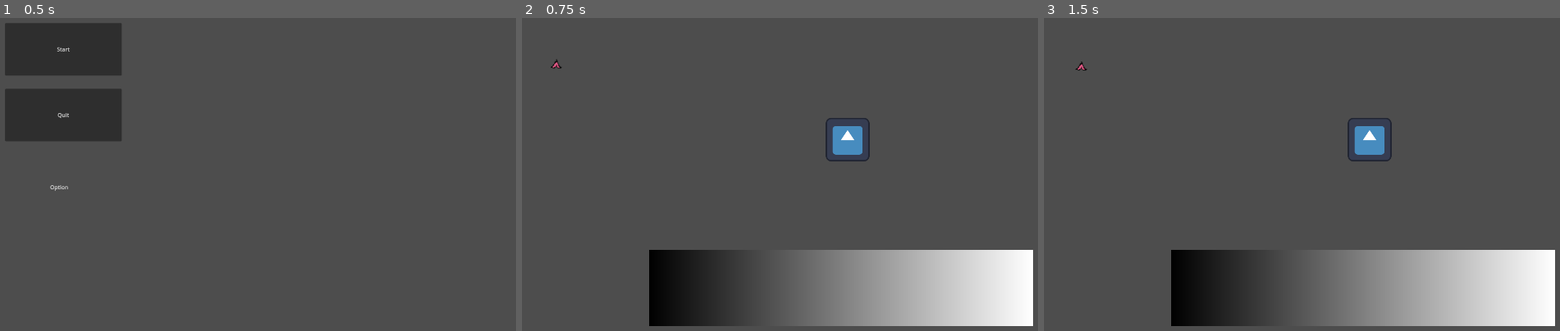
Above: before the commit, frames 1-3 (left to right).
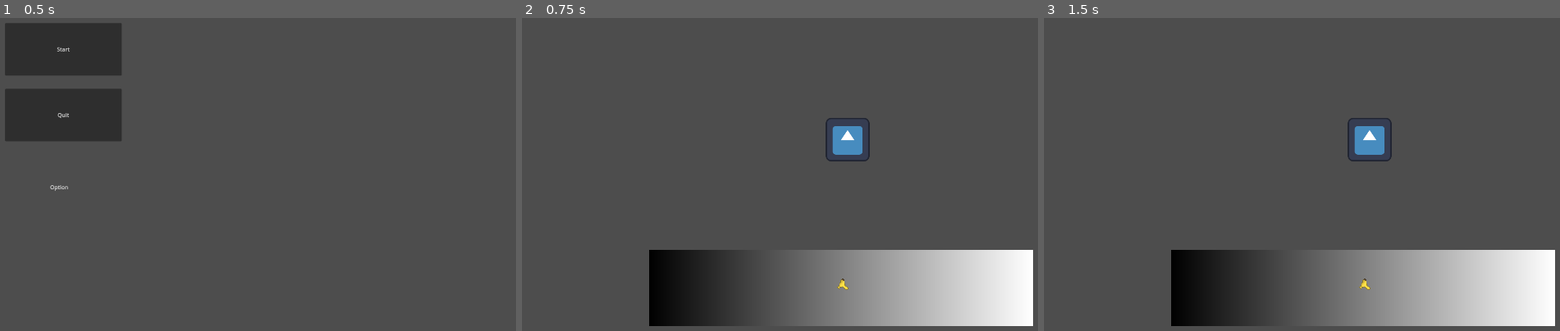
Above: after the commit, the same moments.

Repository: CrazyKamel/ggjMakeMeLaugh
Game: Godot game, scene res://src/main.tscn
Two runs of this game, one before a commit and one after it. Both use one fixed random seed, a clock stepped at 60 frames per second and the inputs below. The engine's default icon, where the game draws it, is replaced by a stand-in: a white triangle on a blue panel in a dark square.
Inputs (mouse positions are in pixels of both pictures, inside the frame that each line leads up to):
- Up to frame 1 (0.5 s): no input
- Up to frame 2 (0.75 s): click "Start" at 0.5 s
- Up to frame 3 (1.5 s): tap Enter at 1.25 s; move the mouse to (1080, 64) at 1.27 s; click (1080, 64) at 1.42 s

Frame 1 is identical in both runs. In frame 2, less than 0.1% of the frame differs, in the area x 5-64%, y 13-87%; in frame 3, less than 0.1%.

Commit message:
Suite d&d, instanciation de la banane réelle et gestion du cd

Diff:
--- a/src/banane_ingame.gd
+++ b/src/banane_ingame.gd
@@ -8,5 +8,5 @@
 
 
 # Called every frame. 'delta' is the elapsed time since the previous frame.
-func _process(delta):
+func _process(_delta):
 	pass
--- a/src/banane_ingame.tscn
+++ b/src/banane_ingame.tscn
@@ -1,10 +1,23 @@
-[gd_scene load_steps=3 format=3 uid="uid://dvidscxl2pcqh"]
+[gd_scene load_steps=4 format=3 uid="uid://dvidscxl2pcqh"]
 
-[ext_resource type="Texture2D" uid="uid://c3aks23lqcah4" path="res://media/banane.png" id="1_7xi0x"]
 [ext_resource type="Script" path="res://src/banane_ingame.gd" id="1_acwjw"]
+[ext_resource type="Texture2D" uid="uid://bc2speym7wxw" path="res://media/tempbanana.png" id="2_22u4w"]
+
+[sub_resource type="CircleShape2D" id="CircleShape2D_8y3ys"]
+radius = 45.0111
 
 [node name="Node2D" type="Node2D"]
+position = Vector2(0, 3)
 script = ExtResource("1_acwjw")
 
 [node name="Sprite2D" type="Sprite2D" parent="."]
-texture = ExtResource("1_7xi0x")
+texture_filter = 1
+position = Vector2(-1.52588e-05, -1)
+scale = Vector2(4.34375, 4.008)
+texture = ExtResource("2_22u4w")
+
+[node name="Area2D" type="Area2D" parent="."]
+
+[node name="CollisionShape2D" type="CollisionShape2D" parent="Area2D"]
+position = Vector2(-1, 3)
+shape = SubResource("CircleShape2D_8y3ys")
--- a/src/banane_stuff.gd
+++ b/src/banane_stuff.gd
@@ -5,21 +5,32 @@
 var available = true
 var onTable = true
 
-func newBanane():
+const cooldownBanane = 5
+
+var banane_ingame = preload("res://src/banane_ingame.tscn")
+
+func _timeout():
 	print("Banane cd fini")
 	available = true
+	self.position = Vector2(950,850)
 	self.show()
 
 func dropBanane():
 	print("Dropped")
+
 	available = false
 	self.hide()
+
 	var timer = Timer.new()
-	add_child(timer)
-	timer.autostart = true
+	get_parent().add_child(timer)
 	timer.one_shot = true
-	timer.wait_time = 5
-	timer.connect("timeout", self.newBanane)
+	timer.wait_time = cooldownBanane
+	timer.connect("timeout", self._timeout)
+	timer.start()
+
+	var added_banane = banane_ingame.instantiate()
+	added_banane.position = self.position
+	get_parent().add_child(added_banane)
 
 
 # Called when the node enters the scene tree for the first time.
@@ -28,8 +39,9 @@
 
 
 # Called every frame. 'delta' is the elapsed time since the previous frame.
-func _process(delta):
+func _process(_delta):
 	if follow:
+		$Sprite2D.modulate = Color(1,1,1,0.4)
 		self.position = get_global_mouse_position()
 	pass
 
@@ -41,6 +53,7 @@
 			pass
 		elif follow and not event.pressed:
 			print("Onit released")
+			$Sprite2D.modulate = Color(1,1,1,1)
 			follow = false
 			if not onTable:
 				dropBanane()
--- a/src/banane.tscn
+++ b/src/banane_stuff.tscn
@@ -1,24 +1,25 @@
 [gd_scene load_steps=4 format=3 uid="uid://uvguanklbvnk"]
 
-[ext_resource type="Script" path="res://src/banane_stuff.gd" id="1_casm5"]
-[ext_resource type="Texture2D" uid="uid://g2bi8nygxlj6" path="res://media/banane2.png" id="2_jld53"]
+[ext_resource type="Script" path="res://src/banane_stuff.gd" id="1_njbss"]
+[ext_resource type="Texture2D" uid="uid://bc2speym7wxw" path="res://media/tempbanana.png" id="2_m28md"]
 
 [sub_resource type="RectangleShape2D" id="RectangleShape2D_o61ha"]
 size = Vector2(37, 33)
 
 [node name="Banane" type="Node2D"]
 position = Vector2(-9, -5)
-script = ExtResource("1_casm5")
+script = ExtResource("1_njbss")
 
 [node name="Sprite2D" type="Sprite2D" parent="."]
+texture_filter = 1
 position = Vector2(8.5, 8.5)
 scale = Vector2(2.0625, 2.0625)
-texture = ExtResource("2_jld53")
+texture = ExtResource("2_m28md")
 
 [node name="Area2D" type="Area2D" parent="."]
 
 [node name="CollisionShape2D" type="CollisionShape2D" parent="Area2D"]
-position = Vector2(8.5, 5.5)
+position = Vector2(9, 9)
 shape = SubResource("RectangleShape2D_o61ha")
 
 [connection signal="input_event" from="Area2D" to="." method="_on_area_2d_input_event"]
--- a/src/game.gd
+++ b/src/game.gd
@@ -1,7 +1,7 @@
 extends Node2D
 
 var confirmQuit = preload("res://src/ConfirmQuit.tscn")
-var banane = preload("res://src/banane.tscn")
+var banane = preload("res://src/banane_stuff.tscn")
 
 var child_count
 const bananeNodeName = "Banane"
@@ -12,7 +12,7 @@
 
 
 # Called every frame. 'delta' is the elapsed time since the previous frame.
-func _process(delta):
+func _process(_delta):
 	pass
 
 func _input(event):
--- a/src/game.tscn
+++ b/src/game.tscn
@@ -1,8 +1,8 @@
-[gd_scene load_steps=7 format=3 uid="uid://dwne5wx4yjyx6"]
+[gd_scene load_steps=7 format=3 uid="uid://d1wf30lla7xlc"]
 
 [ext_resource type="Script" path="res://src/game.gd" id="1_1ccu5"]
 [ext_resource type="Texture2D" uid="uid://bdvx58rwnaeev" path="res://media/icon.svg" id="1_xhw8e"]
-[ext_resource type="PackedScene" path="res://src/banane.tscn" id="2_mto8x"]
+[ext_resource type="PackedScene" uid="uid://uvguanklbvnk" path="res://src/banane_stuff.tscn" id="2_mto8x"]
 
 [sub_resource type="Gradient" id="Gradient_ylerd"]
 
@@ -31,7 +31,7 @@
 shape = SubResource("RectangleShape2D_swqa1")
 
 [node name="Banane" parent="." instance=ExtResource("2_mto8x")]
-position = Vector2(111, 206)
+position = Vector2(950, 850)
 
 [connection signal="area_entered" from="Sprite2D2/Area2D" to="Banane" method="_on_area_2d_area_entered"]
 [connection signal="area_exited" from="Sprite2D2/Area2D" to="Banane" method="_on_area_2d_area_exited"]
--- a/src/global.gd
+++ b/src/global.gd
@@ -8,7 +8,7 @@
 
 
 # Called every frame. 'delta' is the elapsed time since the previous frame.
-func _process(delta):
+func _process(_delta):
 	pass
 
 func goto_scene(path):
--- a/src/main.gd
+++ b/src/main.gd
@@ -7,7 +7,7 @@
 
 
 # Called every frame. 'delta' is the elapsed time since the previous frame.
-func _process(delta):
+func _process(_delta):
 	pass
 
 
Binary file added: media/tempbanana.png
Not shown, added: media/tempbanana.png.import
